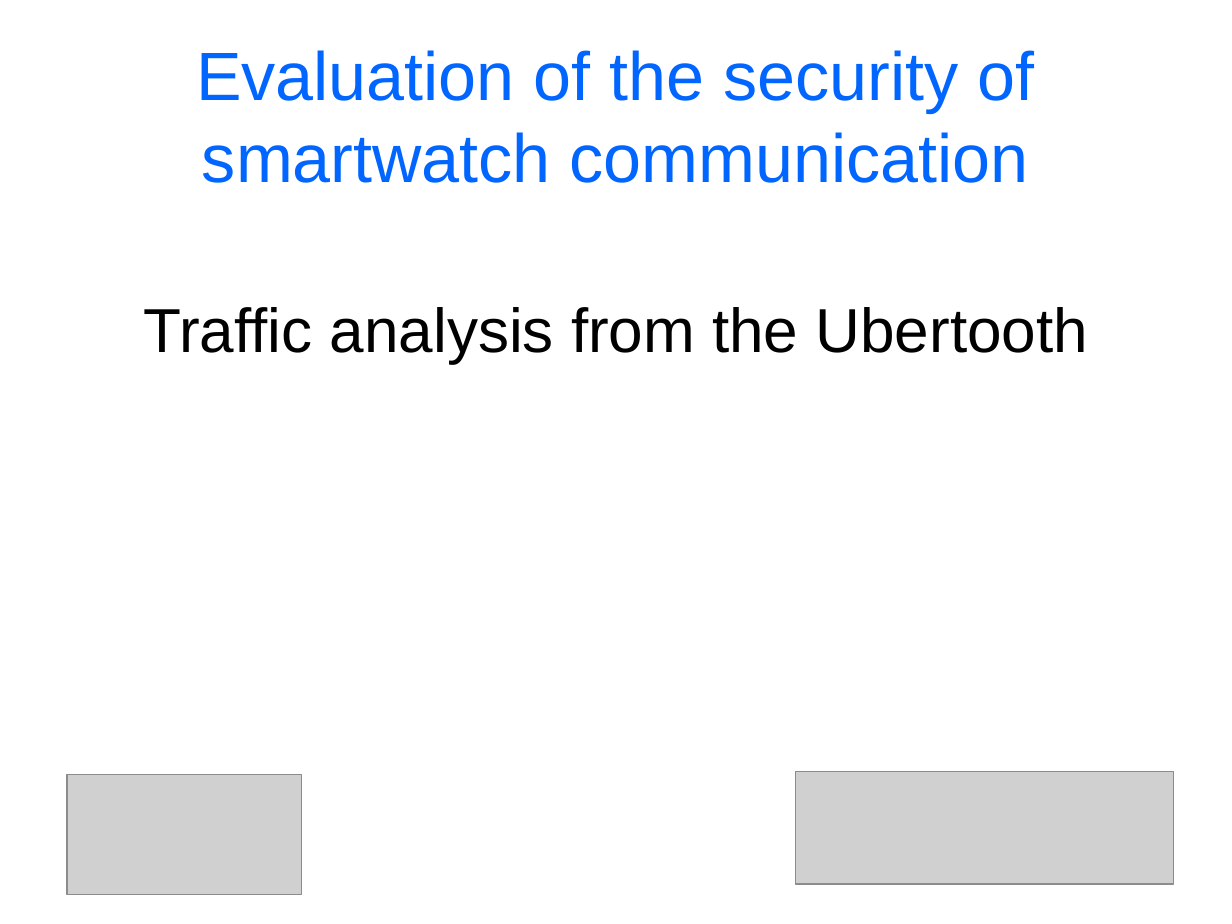
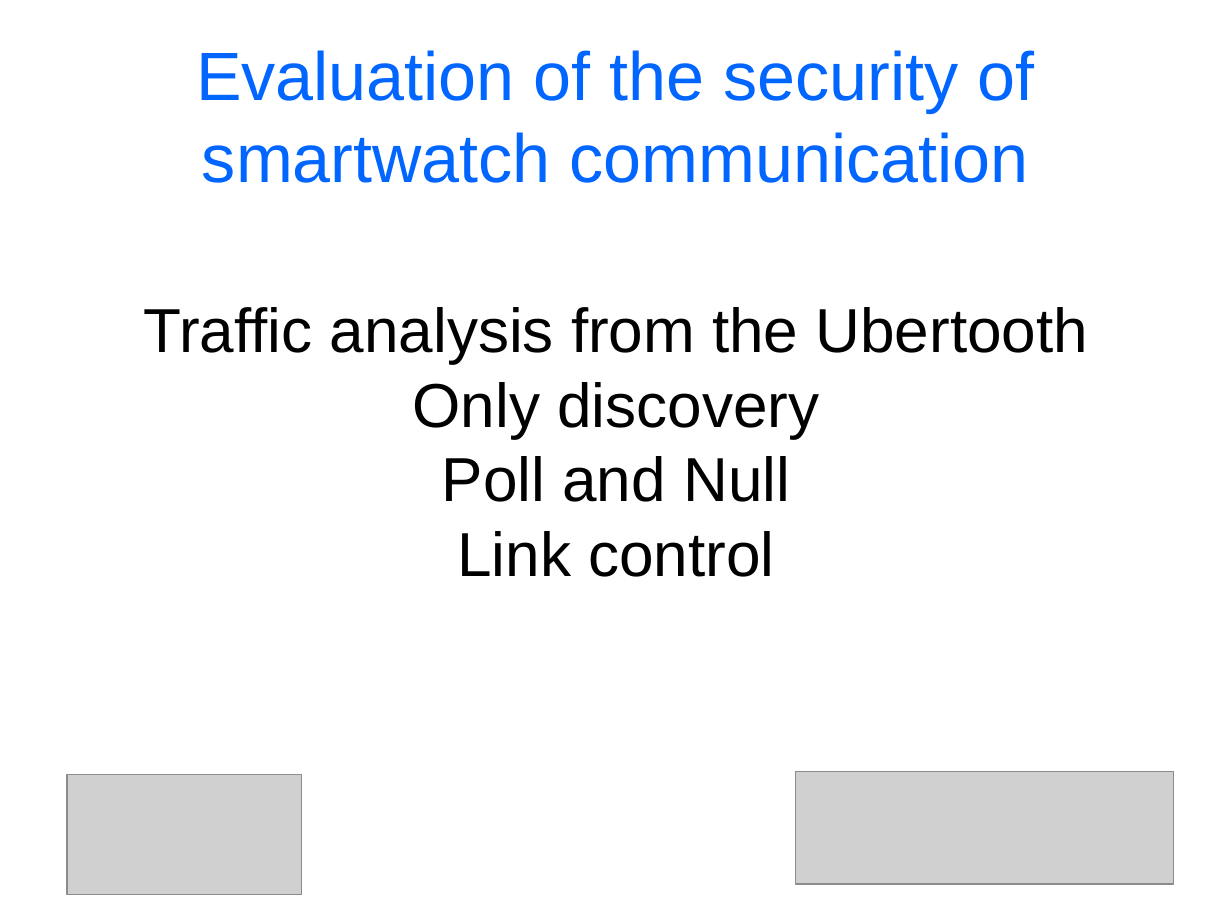
Before and after one commit to cheeseit/smartwatchers_report, a slide deck: slide 9 of presentation.odp (slide 6 before the commit). Drawn at 1232x924 pixels with LibreOffice and Linux fonts; fonts in the diff are those of the drawing; grey boxes stand for pictures. Boxes give left, top, right and bottom in pixels: in the first picture for what was removed or moved away, otherwise in the second. Text is boxed around its words. In the diff, an @@ line names an element or a change of style, - is before the commit and + after.

```diff
--- a/presentation.odp
+++ b/presentation.odp
@@ subtitle at (x1=413, y1=382, x2=819, y2=577): paragraphs added @@
+Only discovery
+Poll and Null
+Link control
```
Also in this commit, not shown: 3 slides added.
